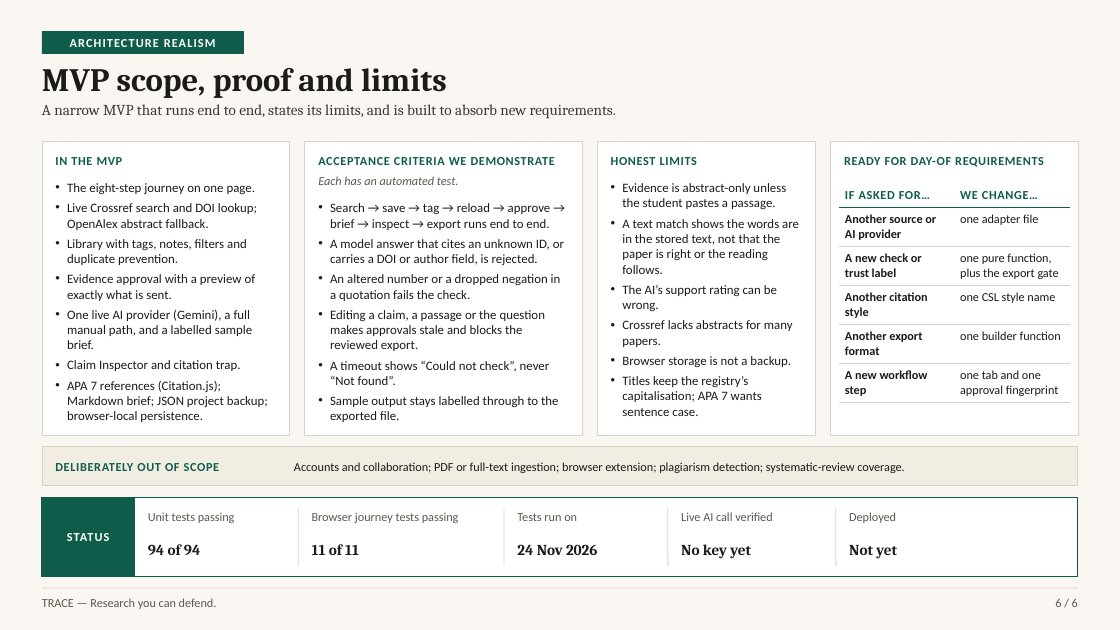
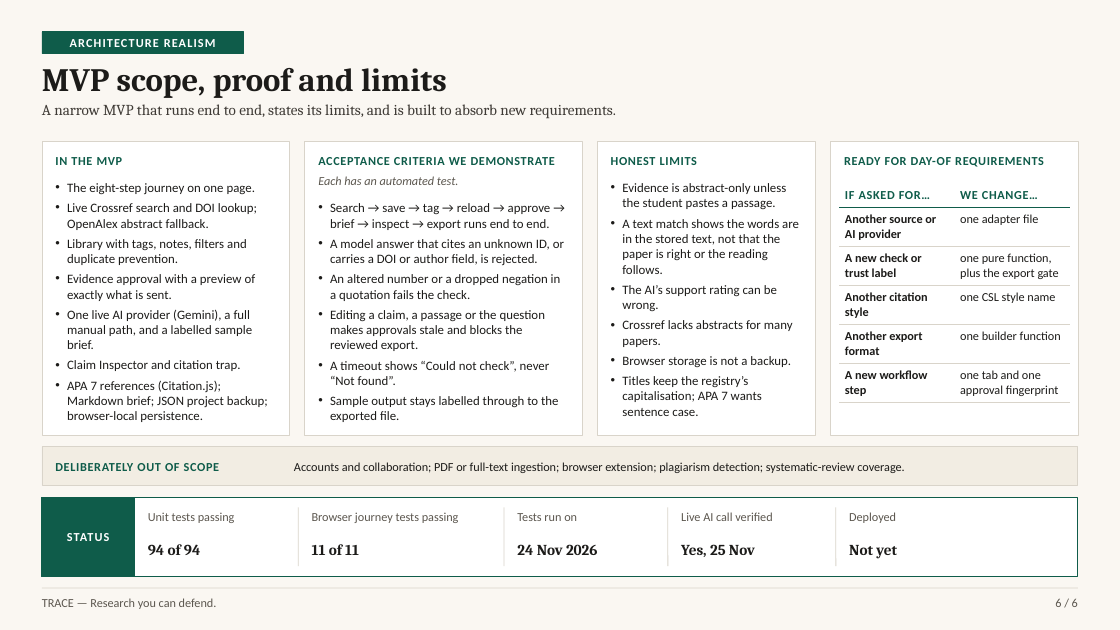
Before and after one commit to mercydeez/trace-hackathon, a slide deck: slide 6 of submissions/phase-1-deck.pptx. Drawn at 1120x630 pixels with LibreOffice and Linux fonts; fonts in the diff are those of the drawing. Boxes give left, top, right and bottom in pixels: in the first picture for what was removed or moved away, otherwise in the second. Text is boxed around its words. In the diff, an @@ line names an element or a change of style, - is before the commit and + after.

```diff
--- a/submissions/phase-1-deck.pptx
+++ b/submissions/phase-1-deck.pptx
@@ text at <box>681,544,755,557</box>: text changed @@
-No key yet
+Yes, 25 Nov
```
Also in this commit, not shown: 5 other files.
